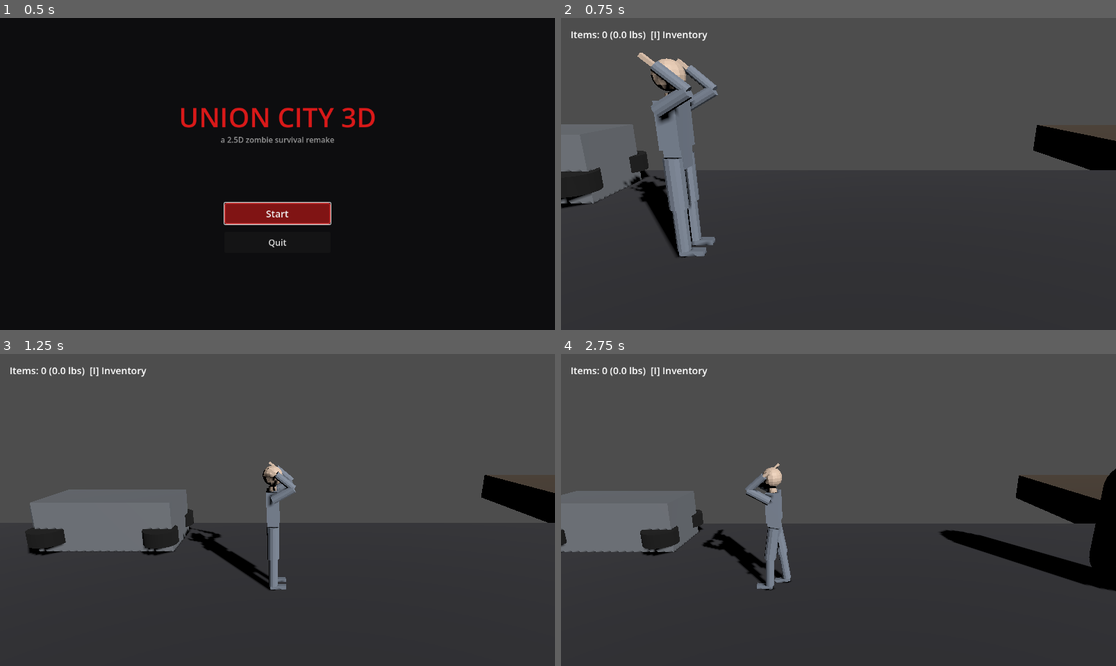
Above: before the commit, frames 1-4 (two rows, left to right).
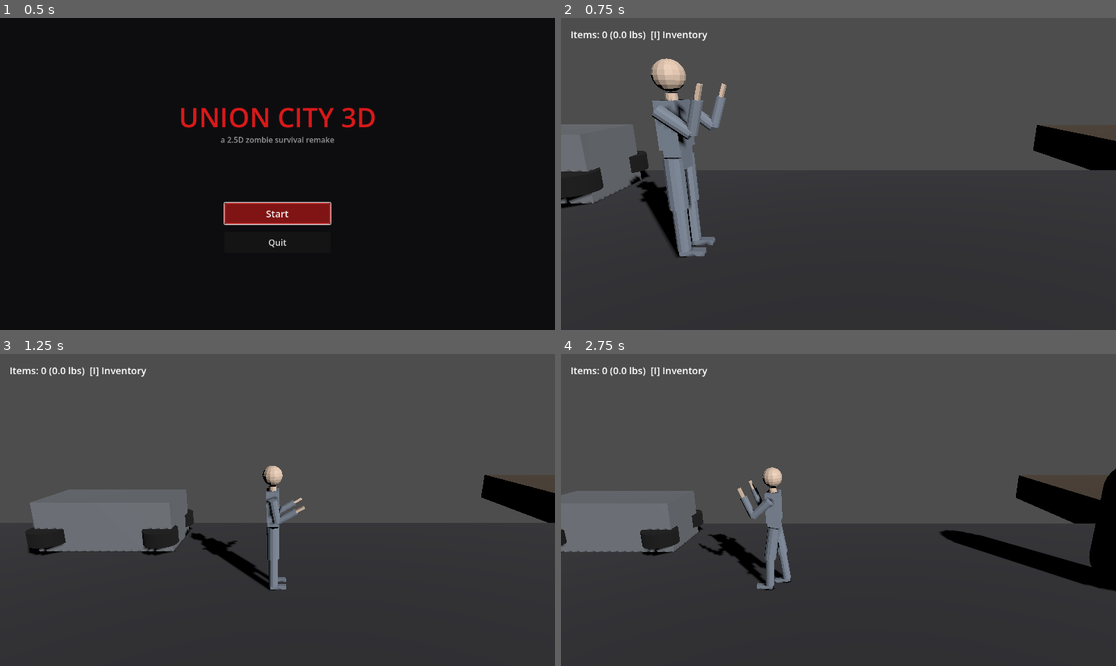
Above: after the commit, the same moments.

Repository: Natkiio/union-city-3d-remake
Game: Godot game, scene res://scenes/ui/main_menu.tscn
Two runs of this game, one before a commit and one after it. Both use one fixed random seed, a clock stepped at 60 frames per second and the inputs below.
Inputs (mouse positions are in pixels of both pictures, inside the frame that each line leads up to):
- Up to frame 1 (0.5 s): no input
- Up to frame 2 (0.75 s): click "Start" at 0.5 s
- Up to frame 3 (1.25 s): no input
- Up to frame 4 (2.75 s): tap Enter at 1.25 s; move the mouse to (960, 494) at 1.27 s; hold D (move_right) 1.28-2.03 s; tap Space (attack) at 1.35, 2.1 s; move the mouse to (727, 525) at 2.02 s; hold A (move_left) from 2.03 s (still down)

Frame 1 is identical in both runs. In frame 2, 1.8% of the frame differs, in the area x 11-30%, y 11-58%; in frame 3, 0.6%; in frame 4, 0.6%.

Commit message:
Make both guard arms track the mouse, not just the punching arm
Previously the boxing guard held a fixed raise angle and only the
arm actively throwing a punch tracked the aim pitch. Now both
UpperArm_L and UpperArm_R continuously follow the mouse's vertical
aim every frame, so the whole stance visibly leans up or down with
the cursor even when not punching -- only the forearm bend (elbow
tuck vs straightened) differs between guard and mid-punch now; the
upper-arm pitch is just 'wherever the mouse points' at all times.

Verified headless: aiming level vs up vs down shows BOTH hands'
height relative to their shoulders rising and falling in lockstep
with the cursor (not a fixed guard angle); confirmed arms stay bent
at the elbow (not straight) while just aiming, not punching; and
confirmed a punch still correctly straightens only the active arm
while the other stays bent and raised in guard. Reran the main and
house-interior regressions.

Diff:
--- a/scripts/player.gd
+++ b/scripts/player.gd
@@ -6,18 +6,20 @@
 ## original game, where you aim with the cursor independently of which
 ## way you're walking.
 ##
-## Combat: the player holds a boxing guard (both fists up) at all
-## times. Each attack throws a punch with whichever arm is due next,
-## alternating left/right every click, extending that arm toward the
-## aim target and back to guard; the other arm stays in guard. No
-## separate floating prop — this is the model's own rigged arms.
+## Combat: the player holds a boxing guard (elbows bent, fists up) at
+## all times, and both arms continuously track the mouse's vertical
+## aim (not just the punching arm) so the whole stance visibly leans
+## up/down with the cursor. Each attack throws a punch with whichever
+## arm is due next, alternating left/right every click, straightening
+## that arm toward the aim target and back to guard; the other arm
+## stays bent in guard the whole time. No separate floating prop —
+## this is the model's own rigged arms.
 
 const SPEED: float = 6.0
 const ATTACK_DAMAGE: float = 25.0
 const MAX_HEALTH: float = 100.0
 const MAX_AIM_PITCH_DEG: float = 80.0
 
-const GUARD_UPPER_PITCH_DEG: float = 35.0
 const GUARD_FOREARM_BEND_DEG: float = 110.0
 const PUNCH_DURATION: float = 0.3
 
@@ -118,24 +120,25 @@
 				_apply_punch_damage()
 				punch_did_hit = true
 
-	var right_pitch := GUARD_UPPER_PITCH_DEG
+	# Both arms continuously track the mouse's vertical aim (the upper
+	# arm pitch), so the whole guard visibly leans toward the cursor;
+	# only the forearm bend (elbow tuck) differs between guard and a
+	# punch in progress.
+	var pitch_deg := rad_to_deg(aim_pitch)
 	var right_bend := GUARD_FOREARM_BEND_DEG
-	var left_pitch := GUARD_UPPER_PITCH_DEG
 	var left_bend := GUARD_FOREARM_BEND_DEG
 
 	if is_punching and punch_side == "R":
-		right_pitch = lerp(GUARD_UPPER_PITCH_DEG, rad_to_deg(aim_pitch), extension)
 		right_bend = lerp(GUARD_FOREARM_BEND_DEG, 0.0, extension)
 	elif is_punching and punch_side == "L":
-		left_pitch = lerp(GUARD_UPPER_PITCH_DEG, rad_to_deg(aim_pitch), extension)
 		left_bend = lerp(GUARD_FOREARM_BEND_DEG, 0.0, extension)
 
 	if upper_arm_r_idx >= 0:
-		skeleton.set_bone_pose_rotation(upper_arm_r_idx, _upper_arm_pose(right_pitch, false))
+		skeleton.set_bone_pose_rotation(upper_arm_r_idx, _upper_arm_pose(pitch_deg, false))
 	if forearm_r_idx >= 0:
 		skeleton.set_bone_pose_rotation(forearm_r_idx, _forearm_pose(right_bend))
 	if upper_arm_l_idx >= 0:
-		skeleton.set_bone_pose_rotation(upper_arm_l_idx, _upper_arm_pose(left_pitch, true))
+		skeleton.set_bone_pose_rotation(upper_arm_l_idx, _upper_arm_pose(pitch_deg, true))
 	if forearm_l_idx >= 0:
 		skeleton.set_bone_pose_rotation(forearm_l_idx, _forearm_pose(left_bend))
 
